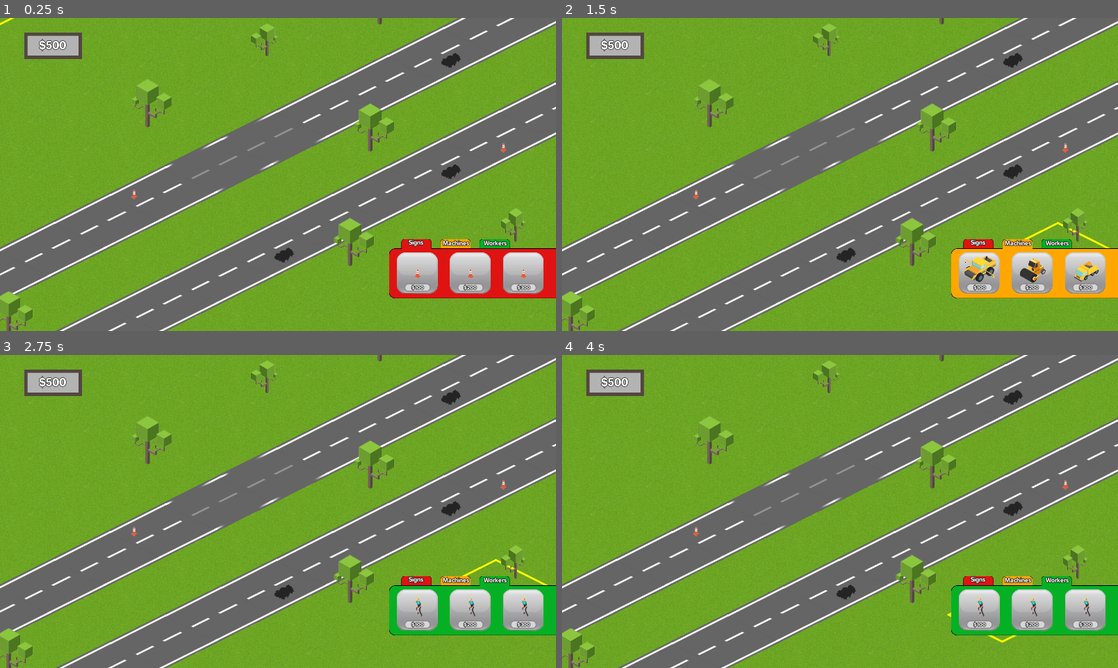
Above: before the commit, frames 1-4 (two rows, left to right).
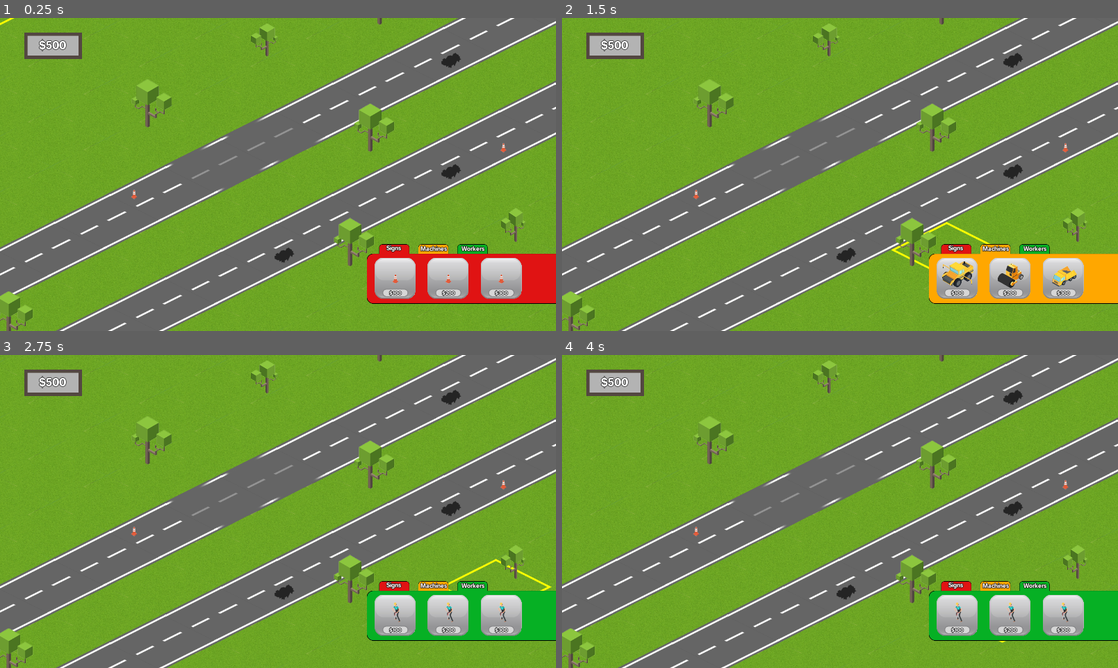
Above: after the commit, the same moments.

Repository: Machalord/Global-Game-Jam-2020
Game: Godot game, scene res://game.tscn
Two runs of this game, one before a commit and one after it. Both use one fixed random seed, a clock stepped at 60 frames per second and the inputs below. The project has no main scene, so this scene is started directly.
Inputs:
- Up to frame 1 (0.25 s): no input
- Up to frame 2 (1.5 s): click "Signs" at 0.5 s; click "Machines" at 1.25 s
- Up to frame 3 (2.75 s): click "Workers" at 2 s
- Up to frame 4 (4 s): click "$100" at 2.75 s; click "$200" at 3.5 s

The runs differ from the first frame. In frame 1, 4.7% of the frame differs, in the area x 66-100%, y 70-92%; in frame 2, 5.5%, in the area x 59-100%, y 65-92%; in frame 3, 4.8%; in frame 4, 4.8%.

Commit message:
carretilla

Diff:
--- a/game.tscn
+++ b/game.tscn
@@ -19,7 +19,7 @@
 extents = Vector2( 49.9404, 347.989 )
 
 [sub_resource type="RectangleShape2D" id=3]
-extents = Vector2( 649.449, 123.572 )
+extents = Vector2( 649.449, 41.182 )
 
 [sub_resource type="RectangleShape2D" id=4]
 extents = Vector2( 633.626, 47.3554 )
@@ -258,7 +258,7 @@
 position = Vector2( -3.63156, -0.984131 )
 
 [node name="CollisionShape2D" type="CollisionShape2D" parent="Node2D/Areaup"]
-position = Vector2( -9.6004, 207.993 )
+position = Vector2( 6.22235, 281.833 )
 shape = SubResource( 3 )
 
 [node name="Areadown" type="Area2D" parent="Node2D"]
@@ -288,6 +288,21 @@
 margin_top = 74.6966
 margin_right = 201.835
 margin_bottom = 136.697
+
+[node name="panels" parent="Node2D/Hud" index="2"]
+margin_left = 821.028
+margin_top = 563.312
+margin_right = 821.028
+margin_bottom = 563.312
+
+[node name="panel_buttons" parent="Node2D/Hud" index="3"]
+position = Vector2( 821.029, 44.3121 )
+
+[node name="buttons" parent="Node2D/Hud" index="4"]
+margin_left = 821.029
+margin_top = 44.3121
+margin_right = 861.029
+margin_bottom = 84.3121
 
 [node name="peaje2" parent="." instance=ExtResource( 9 )]
 position = Vector2( -1332.82, 1223.44 )
--- /dev/null
+++ b/obrero caretilla.tscn
@@ -0,0 +1,47 @@
+[gd_scene load_steps=6 format=2]
+
+[ext_resource path="res://obrero martillo.gd" type="Script" id=1]
+[ext_resource path="res://obrero carretilla.png" type="Texture" id=2]
+[ext_resource path="res://vacio.png" type="Texture" id=3]
+
+[sub_resource type="Animation" id=1]
+resource_name = "obreromartillo"
+loop = true
+tracks/0/type = "value"
+tracks/0/path = NodePath(".:frame")
+tracks/0/interp = 1
+tracks/0/loop_wrap = true
+tracks/0/imported = false
+tracks/0/enabled = true
+tracks/0/keys = {
+"times": PoolRealArray( 0, 0.5 ),
+"transitions": PoolRealArray( 1, 1 ),
+"update": 1,
+"values": [ 0, 1 ]
+}
+
+[sub_resource type="CircleShape2D" id=2]
+
+[node name="obrero carretilla" type="Sprite"]
+position = Vector2( 894.701, 128.378 )
+texture = ExtResource( 3 )
+
+[node name="obrero carretilla" type="Sprite" parent="." groups=[
+"Ocupados",
+]]
+position = Vector2( 25.147, -4.19116 )
+texture = ExtResource( 2 )
+hframes = 2
+script = ExtResource( 1 )
+
+[node name="AnimationPlayer" type="AnimationPlayer" parent="obrero carretilla"]
+autoplay = "obreromartillo"
+anims/obreromartillo = SubResource( 1 )
+
+[node name="Area2D" type="Area2D" parent="obrero carretilla" groups=[
+"maquina",
+]]
+
+[node name="CollisionShape2D" type="CollisionShape2D" parent="obrero carretilla/Area2D"]
+position = Vector2( 1.84412, 14.4458 )
+shape = SubResource( 2 )
Binary file added: obrero carretilla.png
Not shown, added: obrero carretilla.png.import
